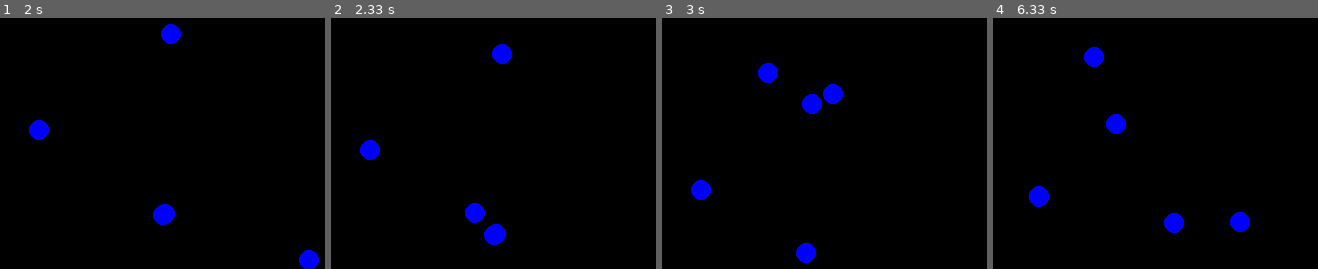
Above: before the commit, frames 1-4 (left to right).
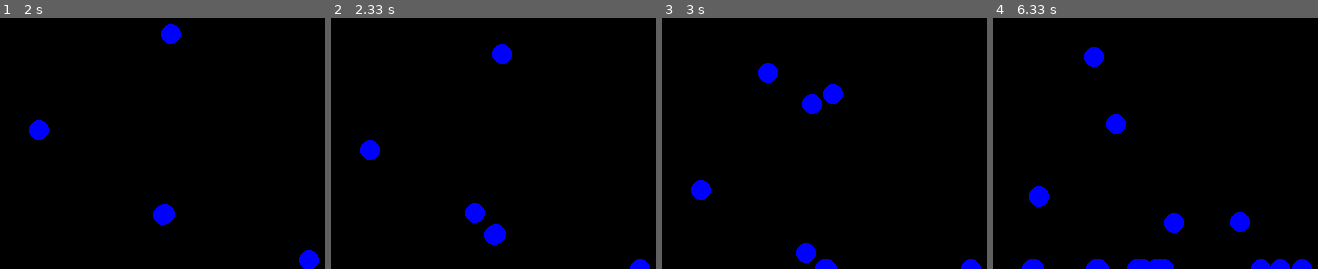
Above: after the commit, the same moments.

Repository: irina-turova/pygame-falling-circles
Game: pygame game, started from falling_balls.py
The game is run twice, just before and just after one commit, with the same random seed, the same clock (stepped at 60 frames per second) and the same inputs.
Inputs (mouse positions are in pixels of both pictures, inside the frame that each line leads up to):
- Up to frame 1 (2 s): click (162, 118) at 0.38 s; click (165, 138) at 0.72 s; click (39, 73) at 1.05 s; click (308, 223) at 1.38 s; click (172, 18) at 1.72 s
- Up to frame 2 (2.33 s): click (474, 196) at 2.05 s
- Up to frame 3 (3 s): click (811, 68) at 2.38 s; click (769, 58) at 2.72 s
- Up to frame 4 (6.33 s): click (1259, 93) at 3.05 s; click (1279, 110) at 3.38 s; click (1240, 65) at 3.72 s; click (1038, 60) at 4.05 s; click (1175, 105) at 4.38 s; click (1038, 100) at 4.72 s; click (1097, 206) at 5.05 s; click (1035, 228) at 5.38 s; click (1093, 20) at 5.72 s; click (1116, 108) at 6.05 s

Frame 1 is identical in both runs. In frame 2, 0.2% of the frame differs, in the area x 92-99%, y 96-100%; in frame 3, 0.4%; in frame 4, 1.5%, in the area x 8-99%, y 96-100%.

Commit message:
Bake fallen circles to second screen

Diff:
--- a/falling_balls.py
+++ b/falling_balls.py
@@ -16,6 +16,10 @@
 def process_circles_positions():
     global active_circles_positions
     active_circles_positions = set(map(lambda p: (p[0], p[1] + 1), active_circles_positions))
+
+    for pos in active_circles_positions:
+        if pos[1] >= height:
+            pygame.draw.circle(baked_screen, (0, 0, 255), pos, 10)
 
     active_circles_positions = set(filter(lambda p: p[1] < height, active_circles_positions))
 
